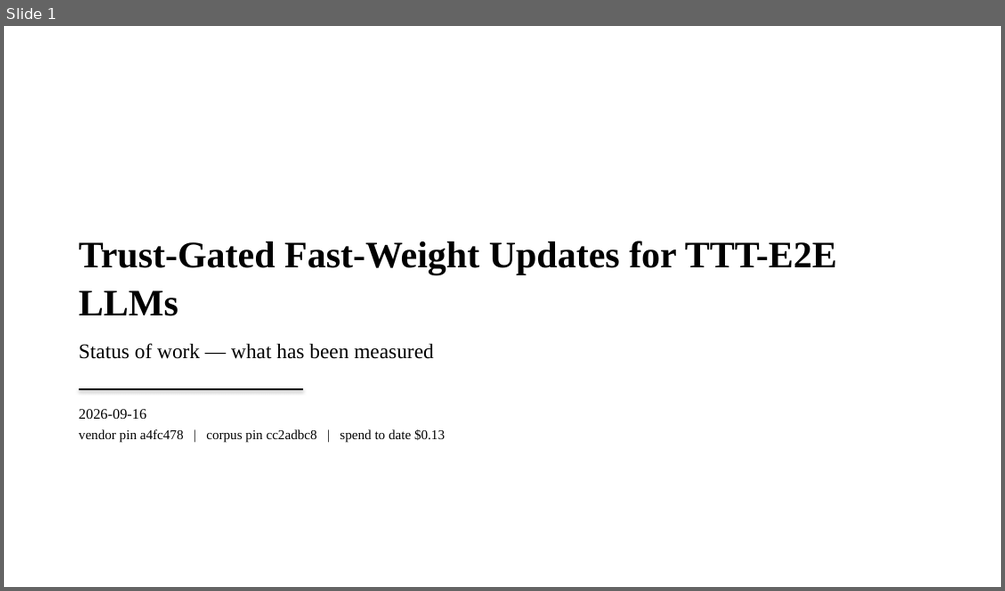
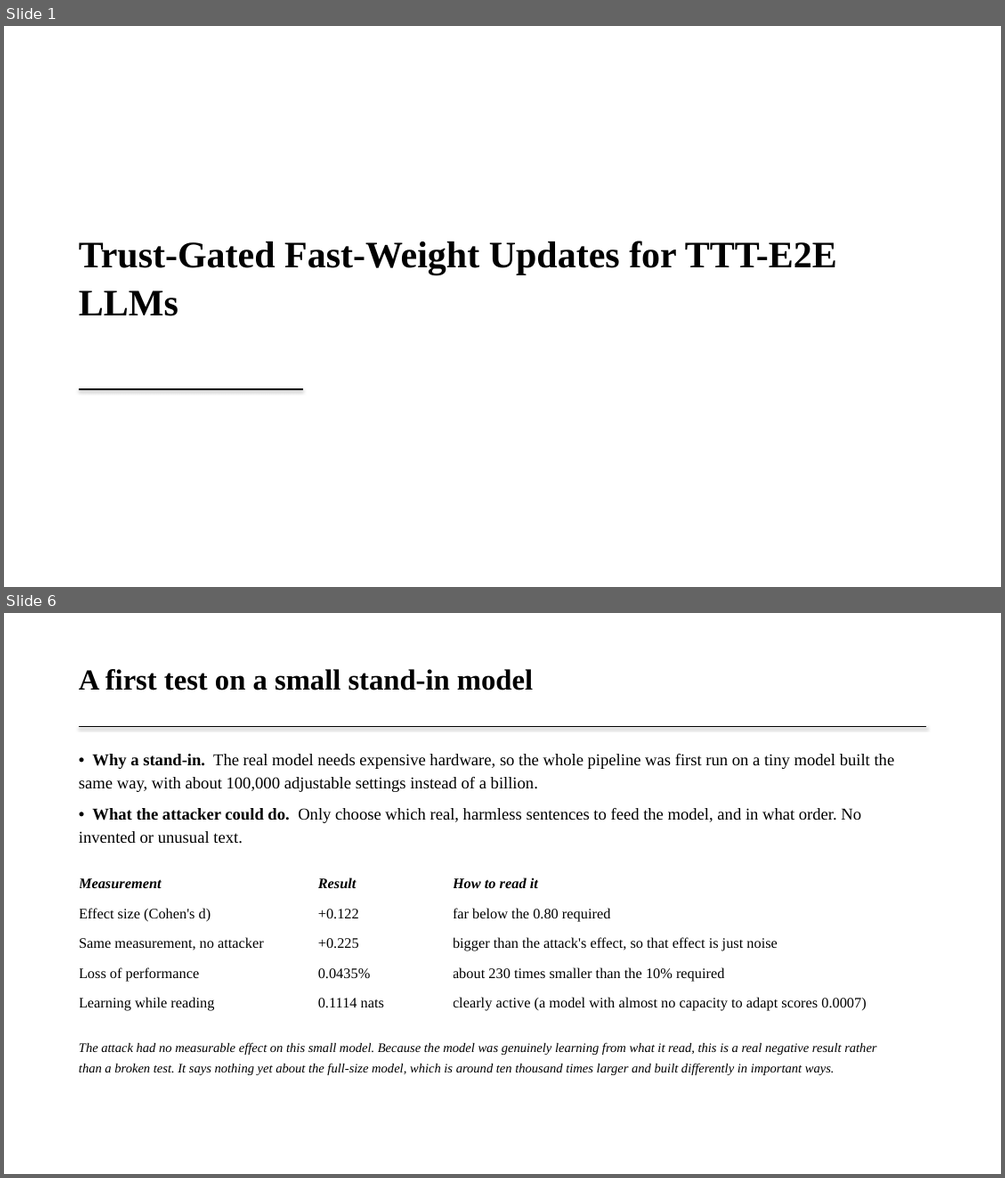
Before and after one commit to Deep-Learning-130/Trust-Gated-Fast-Weight-Updates-for-TTT-E2E-LLMs, a slide deck: docs/review/TrustGate_Results_2026-09-16.pptx. Shown one above the other, each under a label of ours: slide 1 before the commit, slides 1 and 6 after it; the slides between them are not shown. The pictures are 1005x591 and 1005x1178 pixels, drawn with LibreOffice and Linux fonts; fonts in the diff are those of the drawing. Boxes give left, top, right and bottom in pixels: in the first picture for what was removed or moved away, otherwise in the second. Text is boxed around its words. In the diff, an @@ line names an element or a change of style, - is before the commit and + after.

```diff
--- a/docs/review/TrustGate_Results_2026-09-16.pptx
+++ b/docs/review/TrustGate_Results_2026-09-16.pptx
@@ slide 6 added at [4, 613, 1001, 1174], background #FFFFFF @@
@@ text added at [79, 669, 533, 690], 28 pt, text #000000, bold @@
+A first test on a small stand-in model
@@ line added from (79, 727) to (926, 727), #000000 0.75 pt @@
@@ text added at [79, 754, 895, 844], 16 pt, text #000000 @@
+• Why a stand-in. The real model needs expensive hardware, so the whole pipeline was first run on a tiny model built the same way, with about 100,000 adjustable settings instead of a billion.
+• What the attacker could do. Only choose which real, harmless sentences to feed the model, and in what order. No invented or unusual text.
@@ table added at [79, 868, 901, 1018], 5 rows, 3 columns @@
+Measurement | Result | How to read it
+Effect size (Cohen's d) | +0.122 | far below the 0.80 required
+Same measurement, no attacker | +0.225 | bigger than the attack's effect, so that effect is just noise
+Loss of performance | 0.0435% | about 230 times smaller than the 10% required
+Learning while reading | 0.1114 nats | clearly active (a model with almost no capacity to adapt scores 0.0007)
@@ text added at [79, 1042, 876, 1075], 12.5 pt, text #000000, italic @@
+The attack had no measurable effect on this small model. Because the model was genuinely learning from what it read, this is a real negative result rather than a broken test. It says nothing yet about the full-size model, which is around ten thousand times larger and built differently in important ways.
@@ slide 1 changed as well @@
@@ text "Trust-Gated Fast-Weight Updates for TTT-E2E ..." at [79, 240, 837, 316]: less space between paragraphs @@
@@ text at [79, 343, 433, 359]: paragraph removed @@
-Status of work — what has been measured
@@ text removed at [79, 409, 445, 443] @@
-2026-09-16
-vendor pin a4fc478 | corpus pin cc2adbc8 | spend to date $0.13
```
Also in this commit, not shown: 12 other slides added, 9 slides removed, 3 other files.
